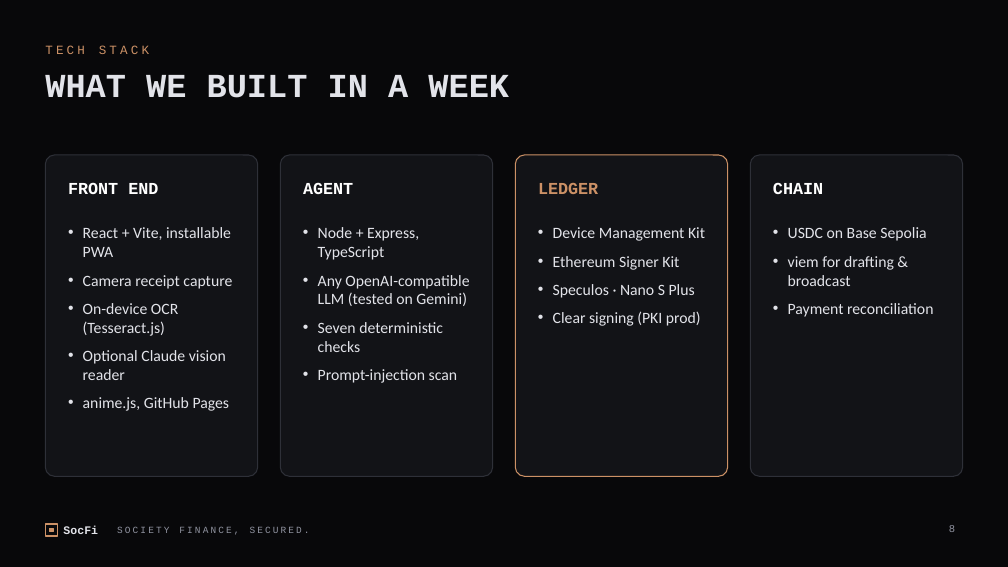
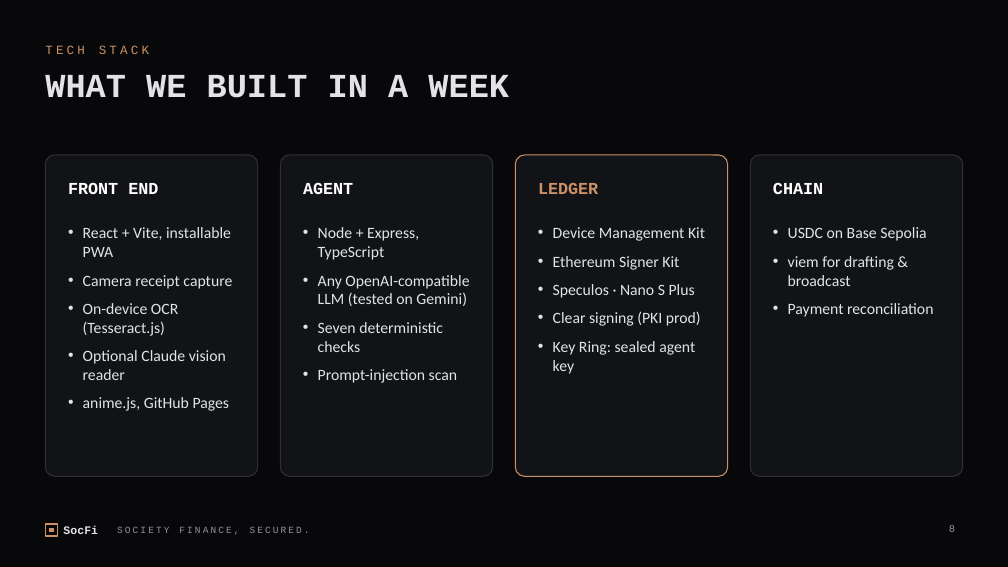
Before and after one commit to tamrachan/soc-fi, a slide deck: slide 8 of pitch/SocFi-pitch.pptx. Drawn at 1008x567 pixels with LibreOffice and Linux fonts; fonts in the diff are those of the drawing. Boxes give left, top, right and bottom in pixels: in the first picture for what was removed or moved away, otherwise in the second. Text is boxed around its words. In the diff, an @@ line names an element or a change of style, - is before the commit and + after.

```diff
--- a/pitch/SocFi-pitch.pptx
+++ b/pitch/SocFi-pitch.pptx
@@ text at (x1=553, y1=341, x2=695, y2=374): paragraph added @@
+• Key Ring: sealed agent key
```
Also in this commit, not shown: 3 other slides changed, 6 slides added, 2 other files.
